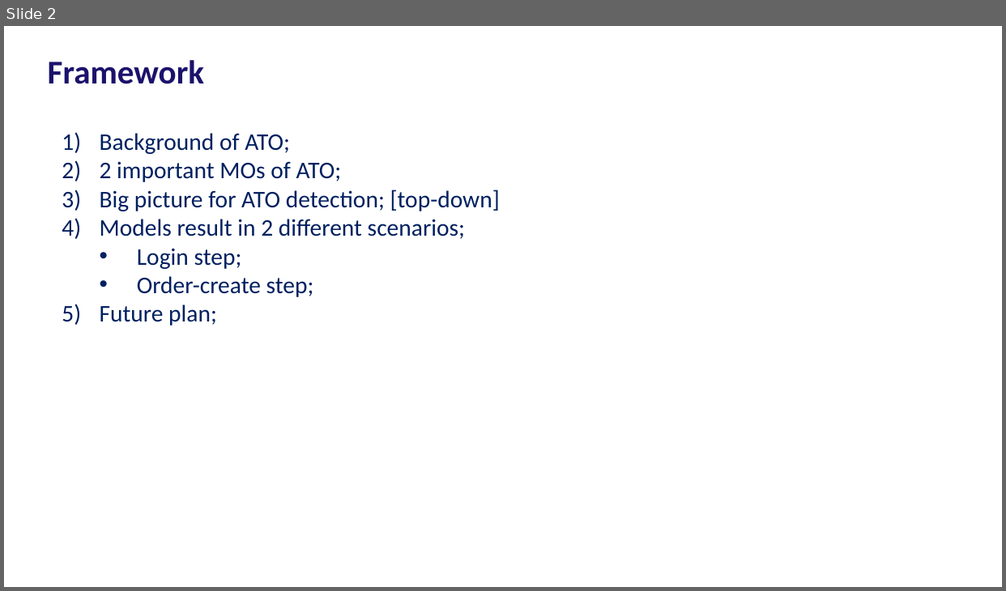
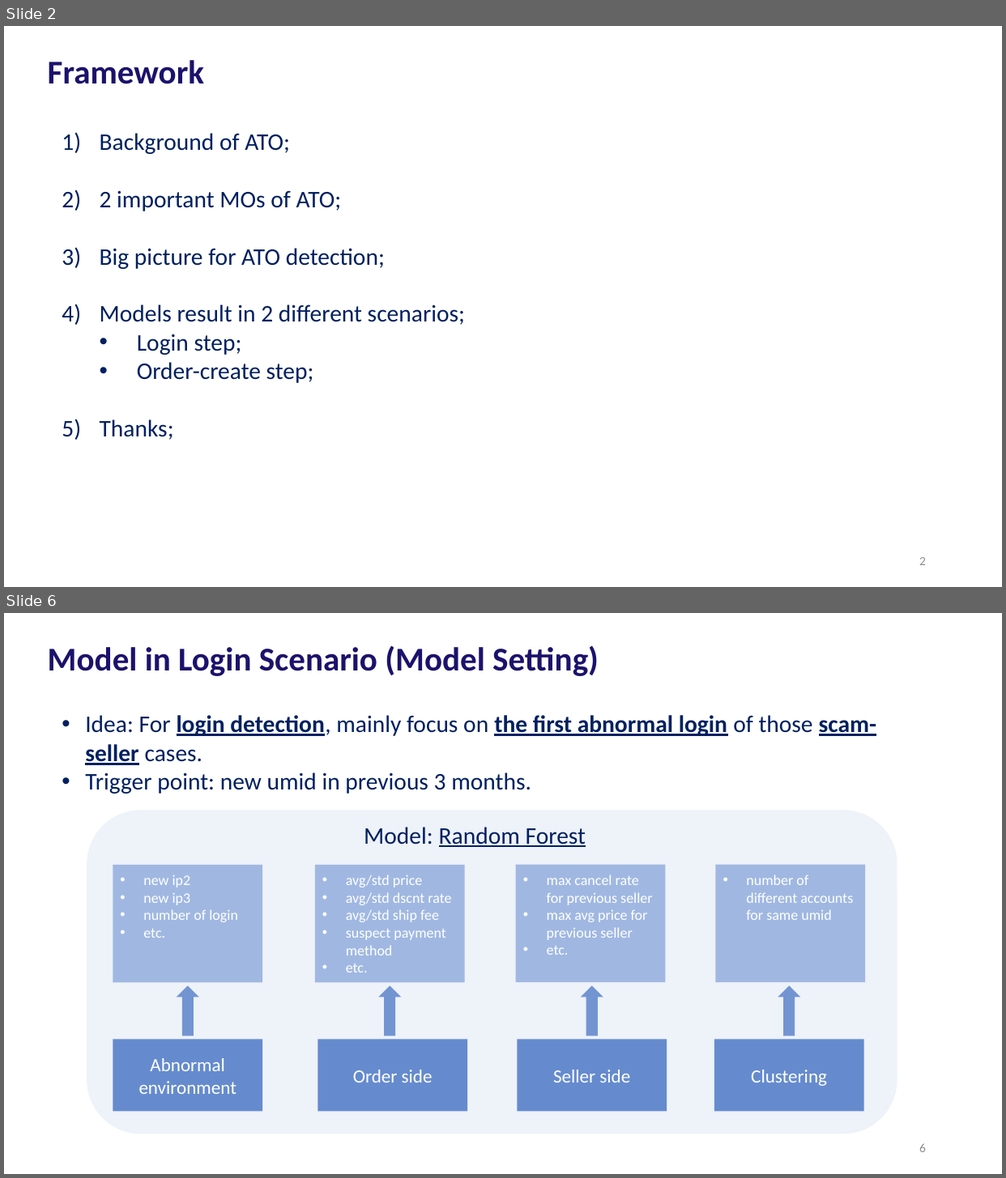
Before and after one commit to JoeWang-0519/JoeWang-0519, a slide deck: Account Takeover/slide/presentation.pptx. Shown one above the other, each under a label of ours: slide 2 before the commit, slides 2 and 6 after it; the slides between them are not shown. The pictures are 1006x591 and 1006x1178 pixels, drawn with LibreOffice and Linux fonts; fonts in the diff are those of the drawing. Boxes give left, top, right and bottom in pixels: in the first picture for what was removed or moved away, otherwise in the second. Text is boxed around its words. In the diff, an @@ line names an element or a change of style, - is before the commit and + after.

```diff
--- a/Account Takeover/slide/presentation.pptx
+++ b/Account Takeover/slide/presentation.pptx
@@ slide 6 added at (4,613,1002,1174), background #FFFFFF @@
@@ title added at (48,645,599,676), 32 pt, text #1B126C, bold @@
+Model in Login Scenario (Model Setting)
@@ text added at (85,715,877,794), 23 pt, text #002060 @@
+• Idea: For login detection, mainly focus on the first abnormal login of those scam-seller cases.
+• Trigger point: new umid in previous 3 months.
@@ rounded rectangle added at (87,810,898,1134), fill #4372C4 at 9% opacity @@
@@ text added at (364,827,586,847), 23 pt, text #002060, underline @@
+Model: Random Forest
@@ group added at (113,865,866,1112): 8 rectangles, 4 up arrows @@
+Abnormal environment
+Order side
+Seller side
+Clustering
+• new ip2
+• new ip3
+• number of login
+• etc.
+• avg/std price
+• avg/std dscnt rate
+• avg/std ship fee
+• suspect payment method
+• etc.
+• max cancel rate for previous seller
+• max avg price for previous seller
+• etc.
+• number of different accounts for same umid
@@ page number added at (919,1144,926,1152), 12 pt, text #8C8C8C @@
+6
@@ slide 2 changed as well @@
@@ text at (100,248,385,269): text changed @@
-3) Big picture for ATO detection; [top-down]
+3) Big picture for ATO detection;
@@ text at (100,420,174,440): text changed @@
-5) Future plan;
+5) Thanks;
@@ page number added at (919,557,926,565), 12 pt, text #8C8C8C @@
+2
```
Also in this commit, not shown: 2 other slides changed, 6 other slides added, 1 slide removed, 13 other files.
